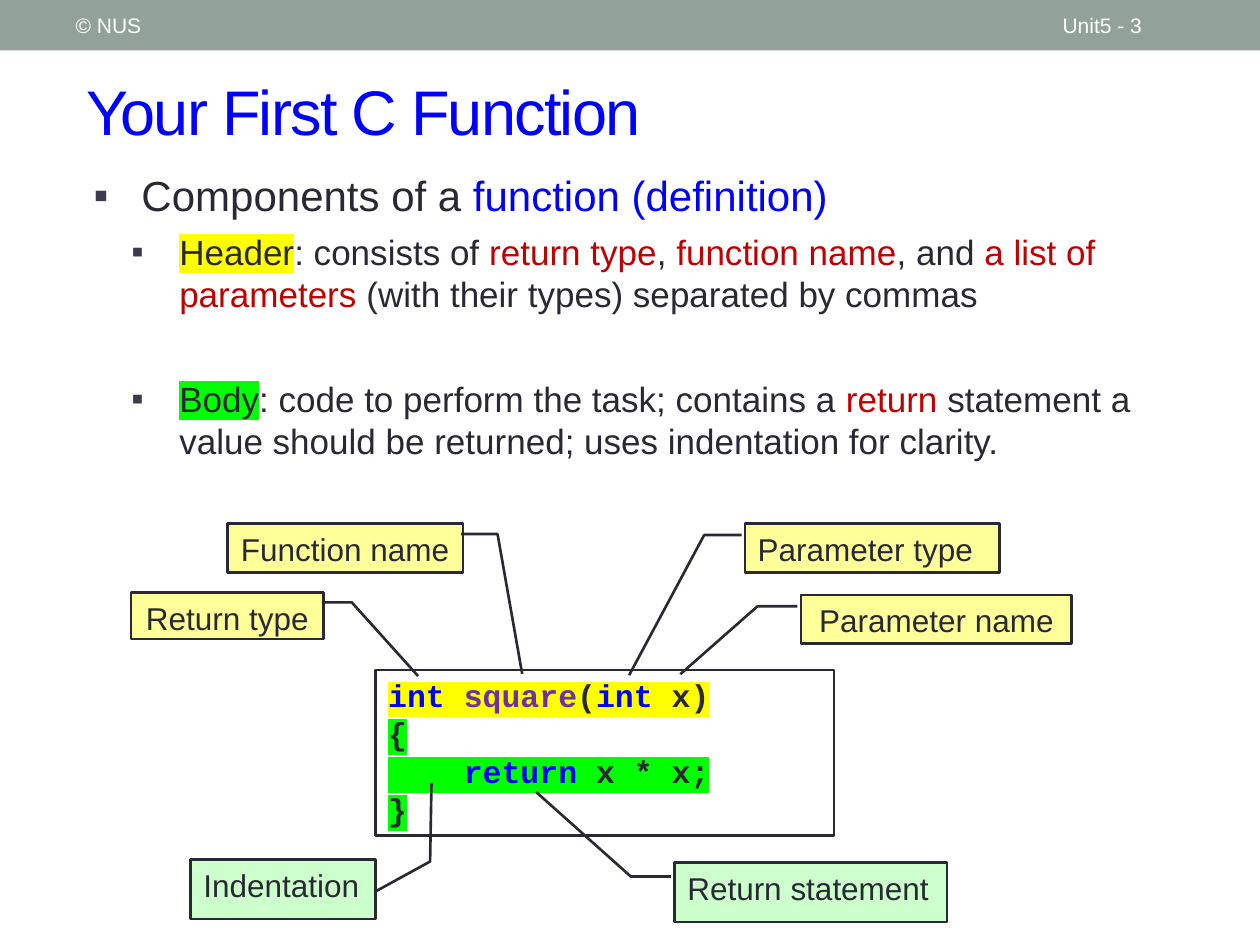
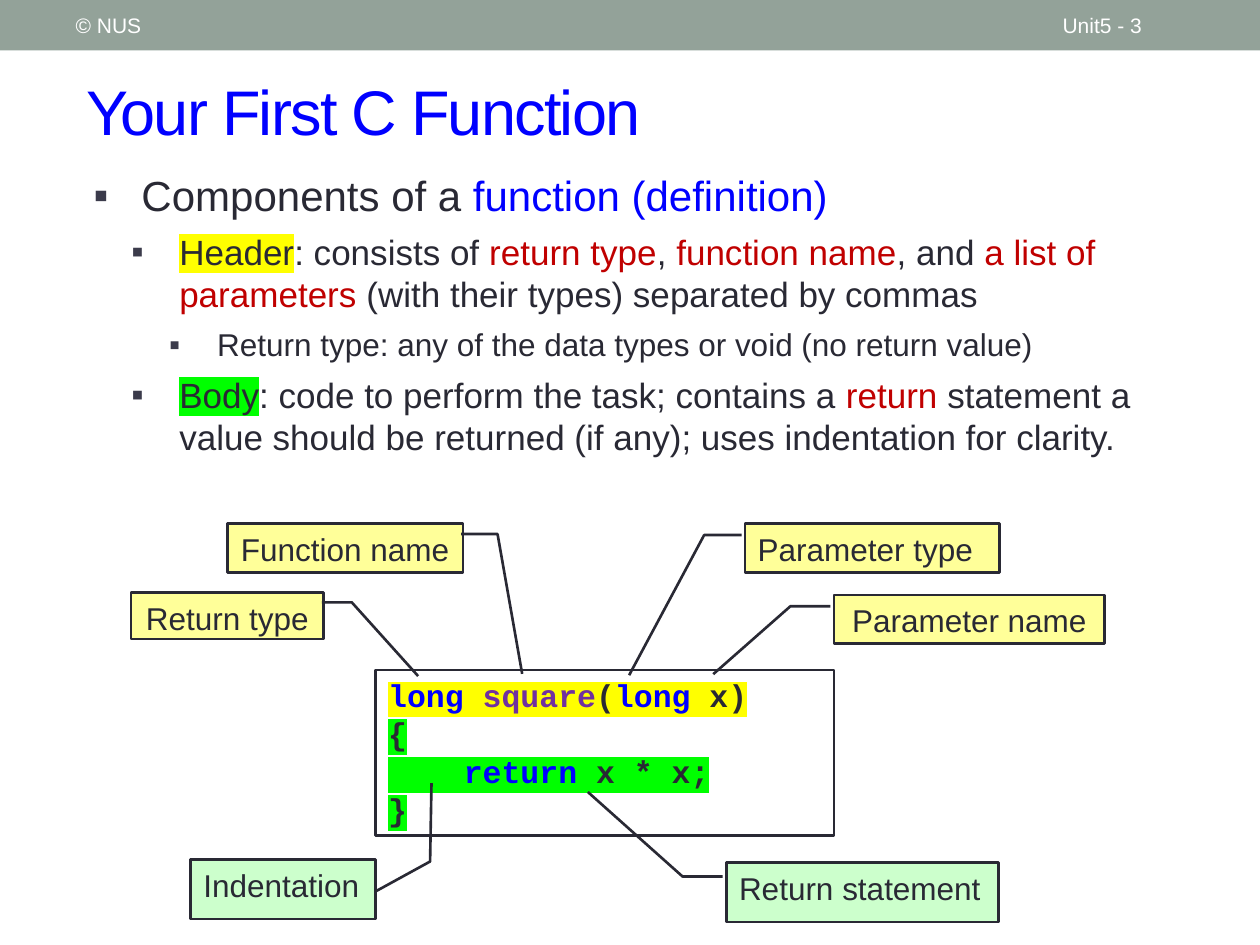
Before and after one commit to nus-cs1010-2021-s2/website, a slide deck: slide 3 of slides/Unit5_First C Program.pptx. Drawn at 1260x945 pixels with LibreOffice and Linux fonts; fonts in the diff are those of the drawing. Boxes give left, top, right and bottom in pixels: in the first picture for what was removed or moved away, otherwise in the second. Text is boxed around its words. In the diff, an @@ line names an element or a change of style, - is before the commit and + after.

```diff
--- a/slides/Unit5_First C Program.pptx
+++ b/slides/Unit5_First C Program.pptx
@@ text at box(179, 333, 1130, 457): text changed @@
-  ▪ Body: code to perform the task; contains a return statement a value should be returned; uses indentation for clarity.
+    ▪ Return type: any of the data types or void (no return value)
+  ▪ Body: code to perform the task; contains a return statement a value should be returned (if any); uses indentation for clarity.
@@ border callout "Parameter name": place and size @@
-border callout "Parameter name" at box(801, 595, 1072, 644)
+border callout "Parameter name" at box(834, 595, 1105, 644)
@@ text in rectangle at box(388, 685, 747, 714): text changed @@
-int square(int x)
+long square(long x)
@@ border callout "Return statement": place and size @@
-border callout "Return statement" at box(674, 863, 946, 922)
+border callout "Return statement" at box(727, 863, 999, 922)
```
Also in this commit, not shown: 6 other slides changed, 4 other files.
